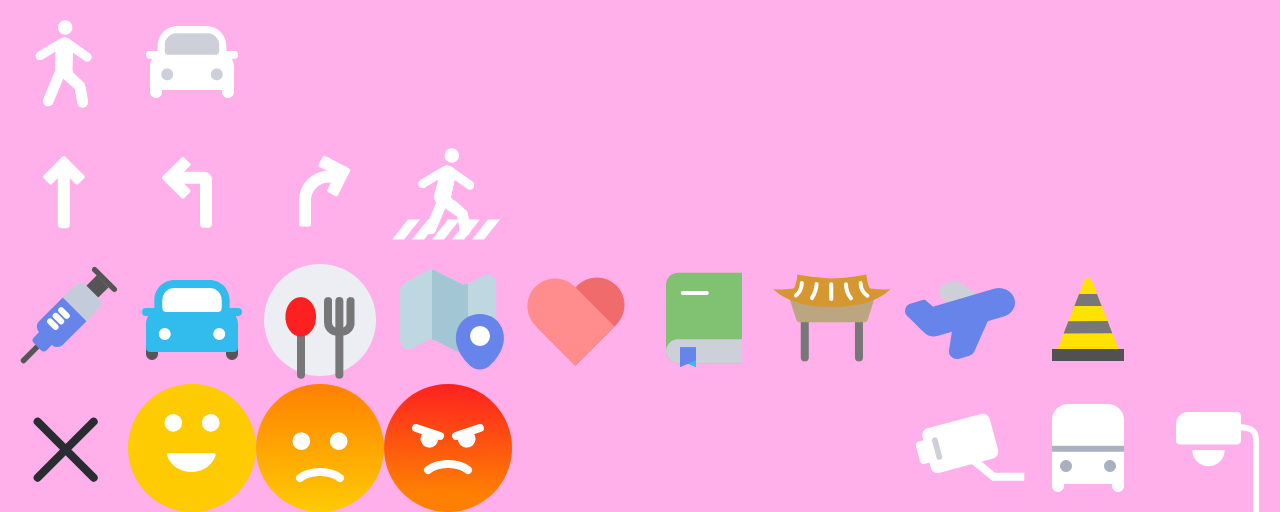
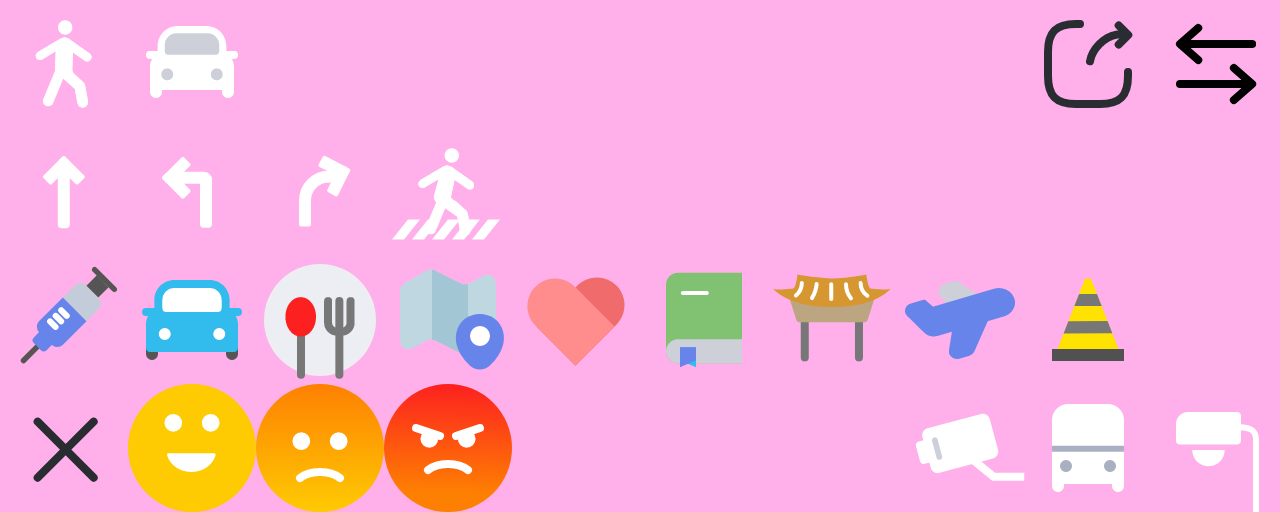
The second 1280×512 image is a revision of the first. Changes to its layers:
added layer "Layer 45" in group "Group 1" over [1175, 23, 1257, 105]
added layer "Layer 43" in group "Group 1" over [1044, 20, 1133, 108]
